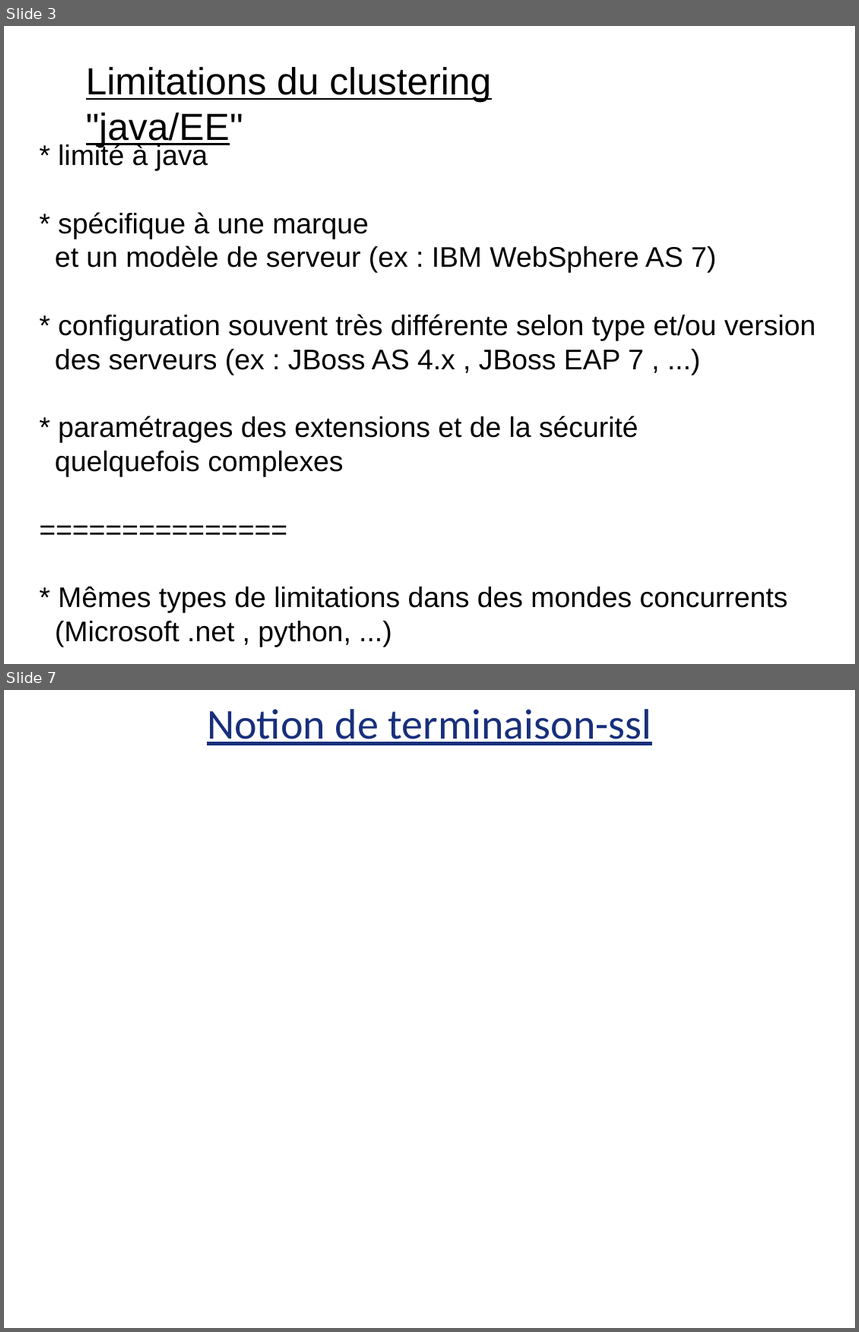
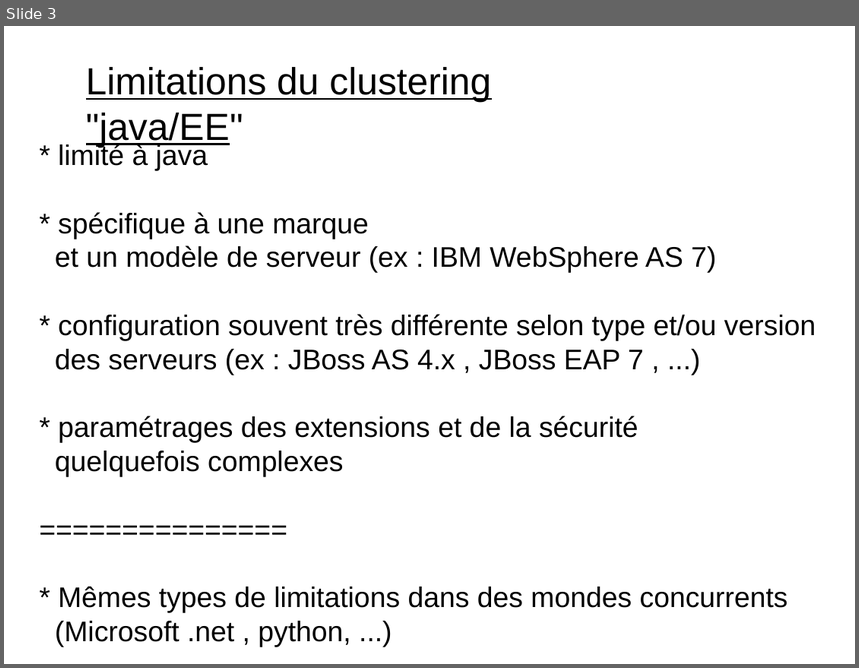
Before and after one commit to didier-tp/afc2021, a slide deck: docs/infrastructures_cloud_et_microservices.pptx. Shown one above the other, each under a label of ours: slides 3 and 7 before the commit, slide 3 after it; the slides between them are not shown. The pictures are 859x1332 and 859x668 pixels, drawn with LibreOffice and Linux fonts; fonts in the diff are those of the drawing. Boxes give left, top, right and bottom in pixels: in the first picture for what was removed or moved away, otherwise in the second. Text is boxed around its words. In the diff, an @@ line names an element or a change of style, - is before the commit and + after.

```diff
--- a/docs/infrastructures_cloud_et_microservices.pptx
+++ b/docs/infrastructures_cloud_et_microservices.pptx
@@ slide 7 removed at box(4, 690, 855, 1328), background #FFFFFF @@
@@ text removed at box(207, 709, 652, 745) @@
-Notion de terminaison-ssl
```
Also in this commit, not shown: 5 slides changed, 4 slides added, 2 other slides removed, 6 other files.
